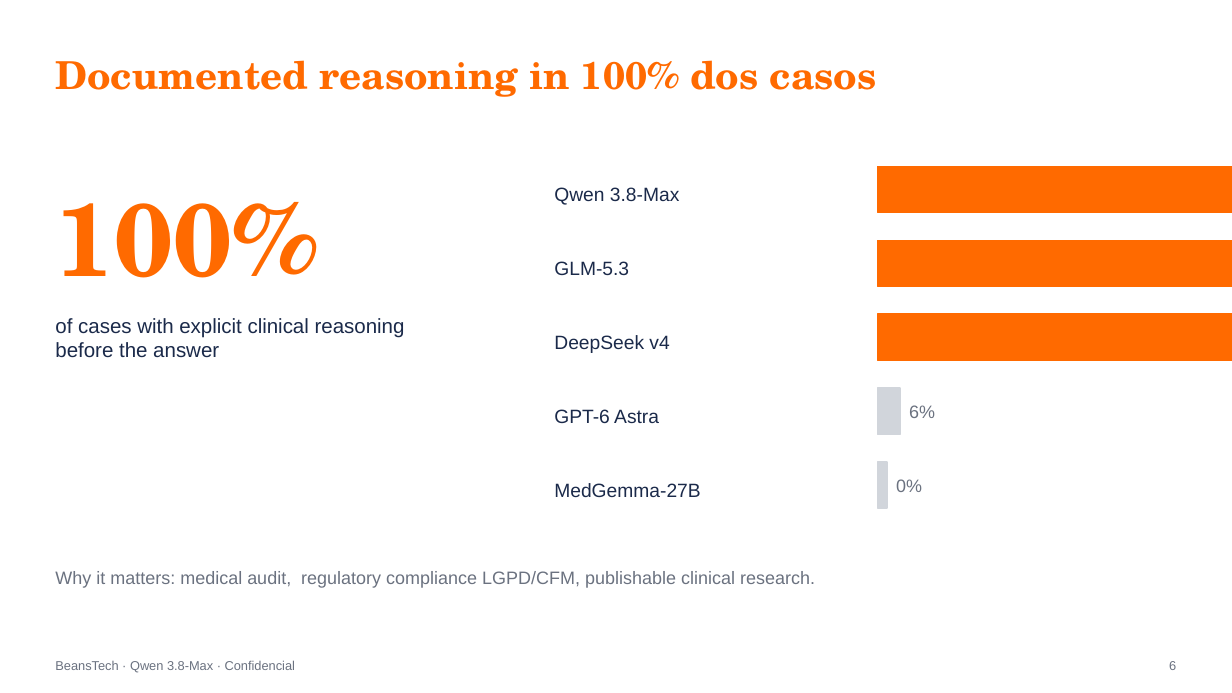
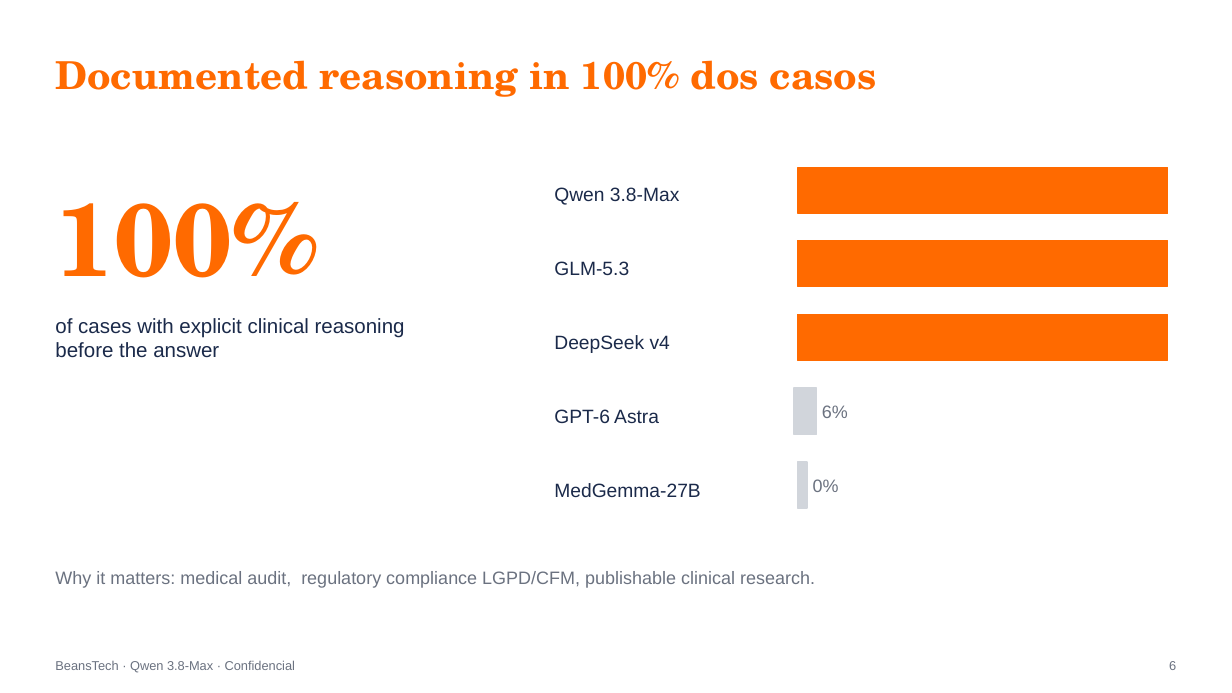
Before and after one commit to beanstechhub/healthtech-infra, a slide deck: slide 6 of apresentacoes/Qwen_Medicina_Eric_EN.pptx. Drawn at 1232x693 pixels with LibreOffice and Linux fonts; fonts in the diff are those of the drawing. Boxes give left, top, right and bottom in pixels: in the first picture for what was removed or moved away, otherwise in the second. Text is boxed around its words. In the diff, an @@ line names an element or a change of style, - is before the commit and + after.

```diff
--- a/apresentacoes/Qwen_Medicina_Eric_EN.pptx
+++ b/apresentacoes/Qwen_Medicina_Eric_EN.pptx
@@ 4 rectangles: place and size @@
-4 rectangles at box(878, 166, 1232, 508)
+4 rectangles at box(798, 167, 1168, 508)
@@ 2 texts, 1 rectangle: place and size @@
-2 texts, 1 rectangle at box(878, 388, 935, 492)
+2 texts, 1 rectangle at box(794, 388, 848, 492)
```
Also in this commit, not shown: 4 other slides changed, 1 other file.
